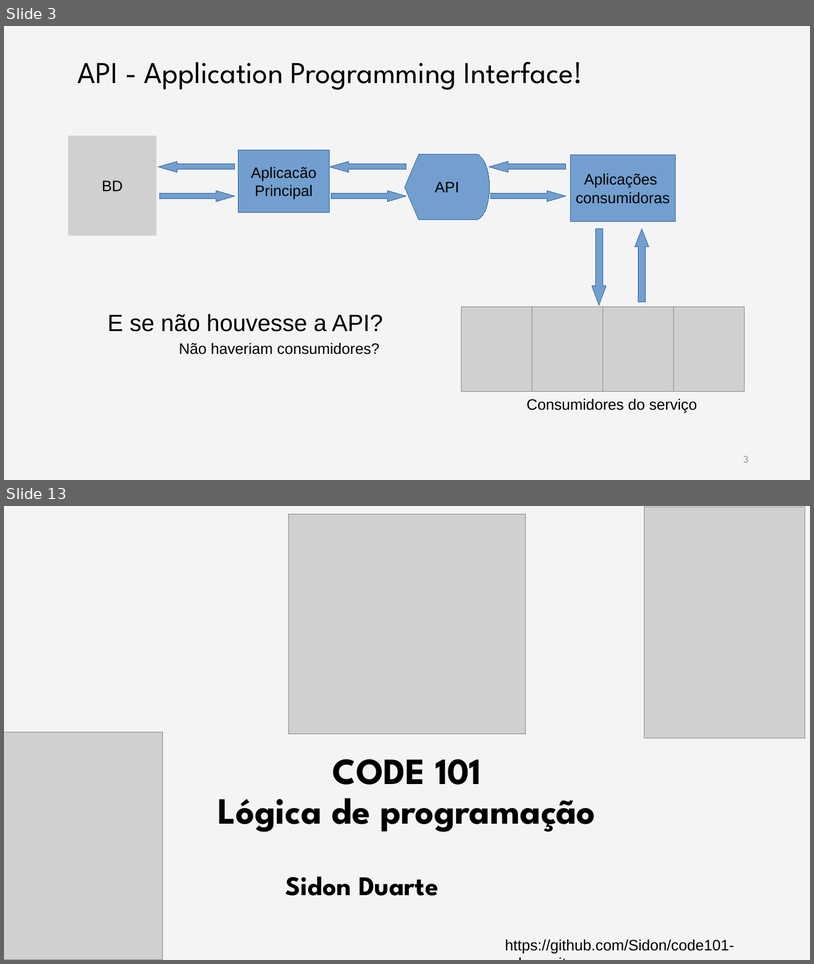
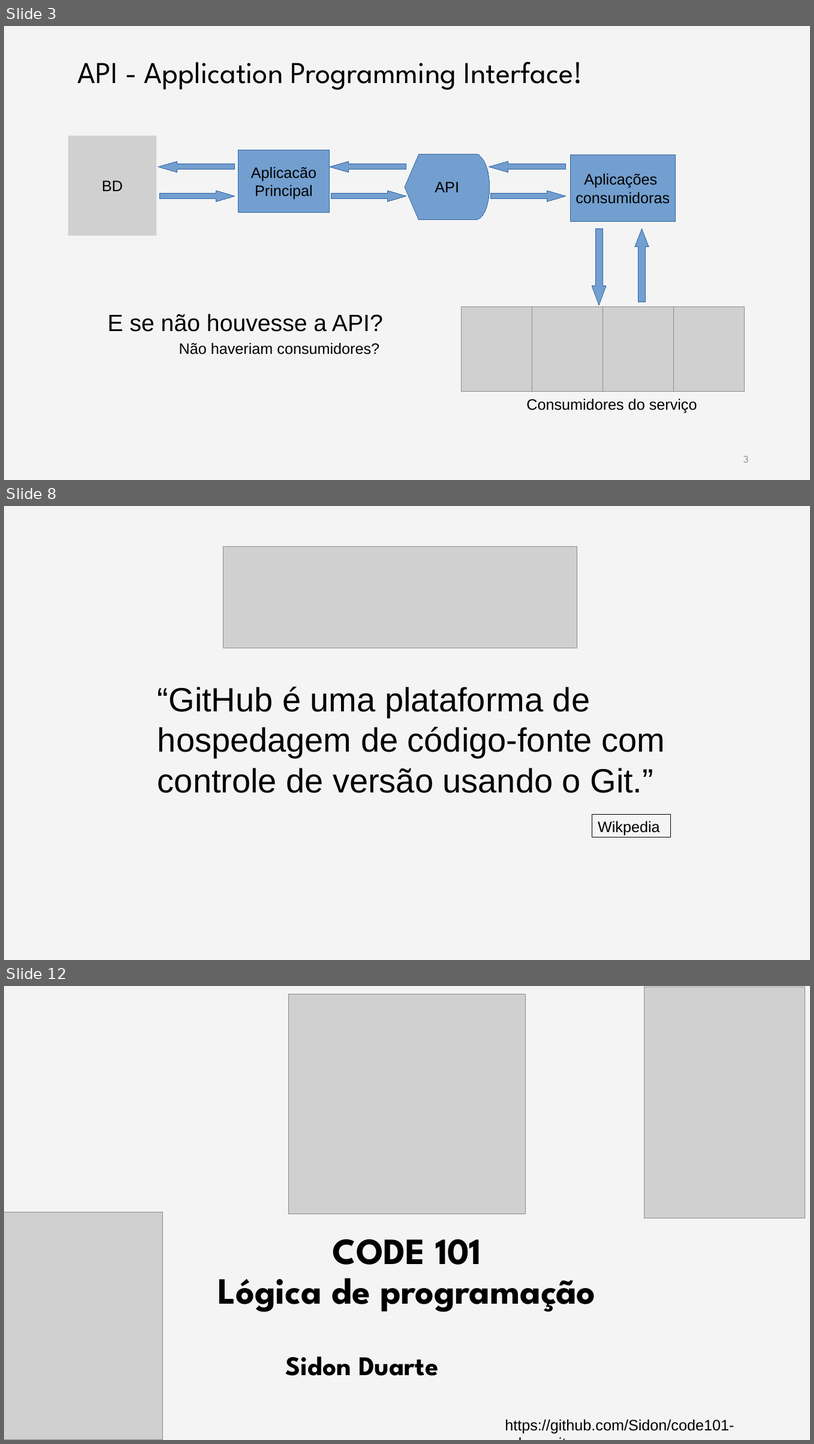
Before and after one commit to rodrisg/code101-edevo, a slide deck: aula3/aula3.odp. Shown one above the other, each under a label of ours: slides 3 and 13 before the commit, slides 3, 8 and 12 after it; the slides between them are not shown. The pictures are 814x964 and 814x1444 pixels, drawn with LibreOffice and Linux fonts; fonts in the diff are those of the drawing; grey boxes stand for pictures; background and template pictures are left out. Boxes give left, top, right and bottom in pixels: in the first picture for what was removed or moved away, otherwise in the second. Text is boxed around its words. In the diff, an @@ line names an element or a change of style, - is before the commit and + after.

```diff
--- a/aula3/aula3.odp
+++ b/aula3/aula3.odp
@@ slide 8 added at (4, 506, 810, 960), background #FFFFFF; not listed: 1 template element that a slide beside it also shows @@
@@ picture added at (223, 547, 578, 648) @@
@@ text added at (158, 686, 665, 793), 40 pt, text #000000 @@
+“GitHub é uma plataforma de hospedagem de código-fonte com controle de versão usando o Git.”
@@ rectangle added at (592, 814, 671, 837), outline #000000 0 pt, 18 pt, text #000000 @@
+Wikpedia
@@ what was slide 13 is now slide 12 @@
```
Also in this commit, not shown: 3 slides changed, 6 other slides added, 8 slides removed, 3 other files.
